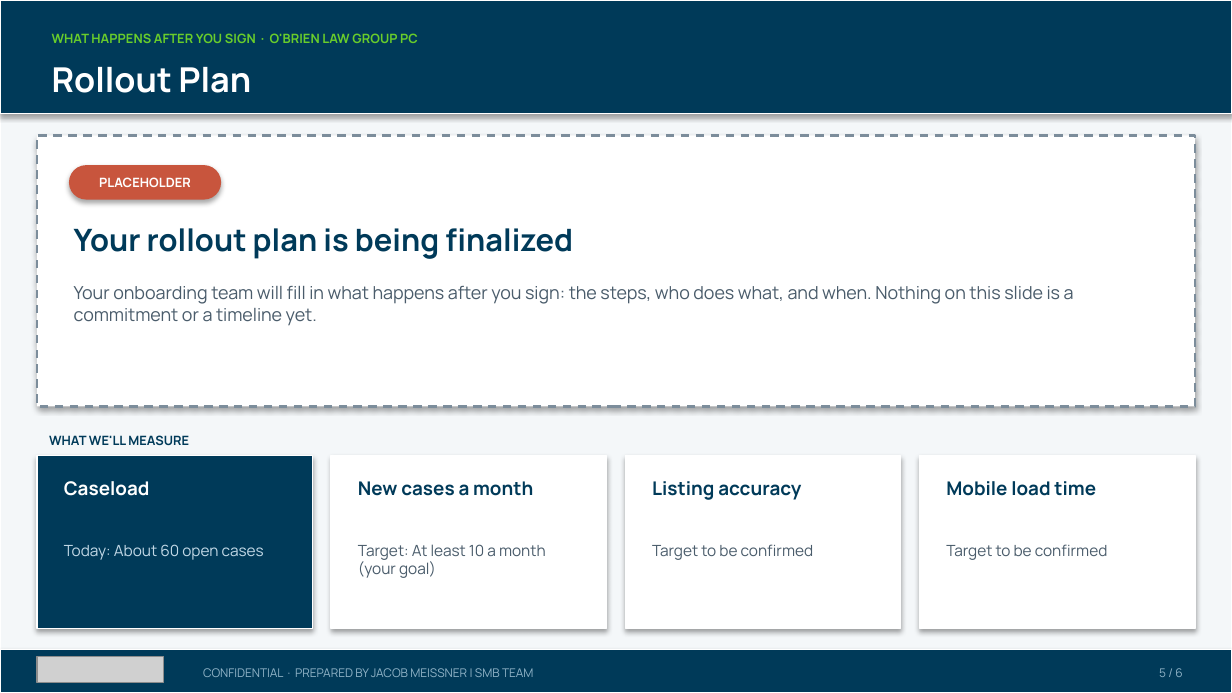
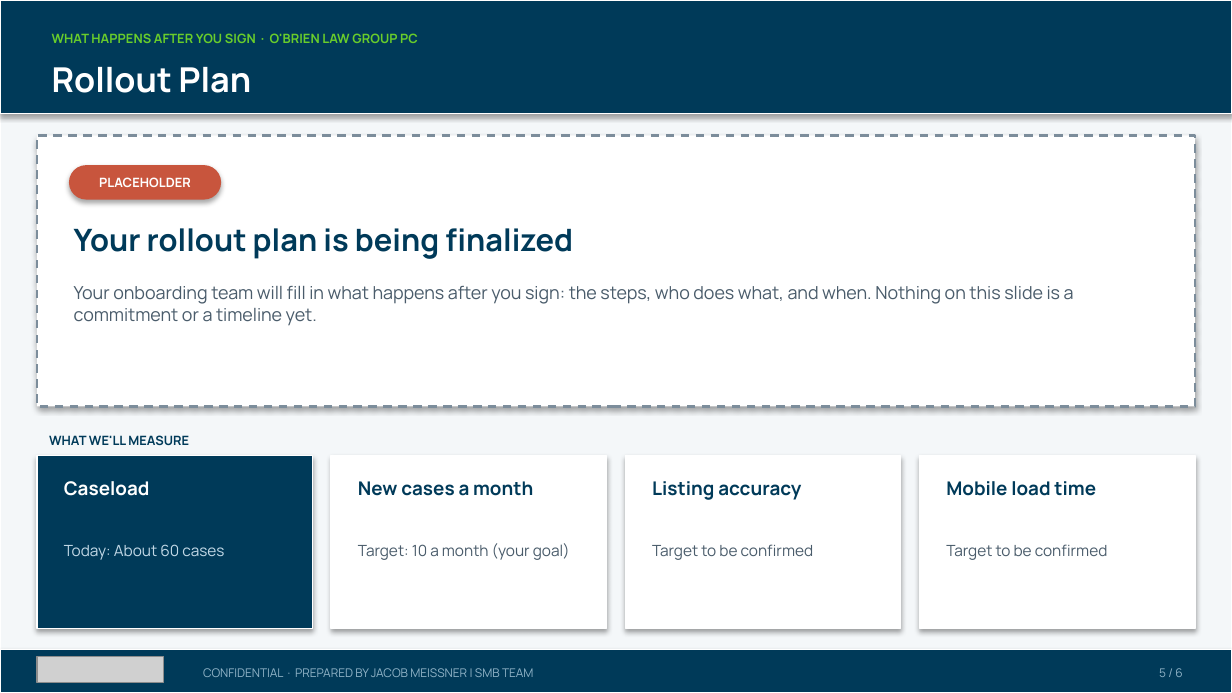
Before and after one commit to SMB-Team-Technology/workwith-smbteam, a slide deck: slide 5 of obrien/ObrienLawGroupPC_November42026_Proposal.pptx. Drawn at 1232x693 pixels with LibreOffice and Linux fonts; fonts in the diff are those of the drawing; grey boxes stand for pictures. Boxes give left, top, right and bottom in pixels: in the first picture for what was removed or moved away, otherwise in the second. Text is boxed around its words. In the diff, an @@ line names an element or a change of style, - is before the commit and + after.

```diff
--- a/obrien/ObrienLawGroupPC_November42026_Proposal.pptx
+++ b/obrien/ObrienLawGroupPC_November42026_Proposal.pptx
@@ text at box(64, 544, 224, 560): text changed @@
-Today: About 60 open cases
+Today: About 60 cases
@@ text at box(358, 543, 570, 560): text changed @@
-Target: At least 10 a month (your goal)
+Target: 10 a month (your goal)
```
Also in this commit, not shown: 5 other slides changed, 1 other file.
